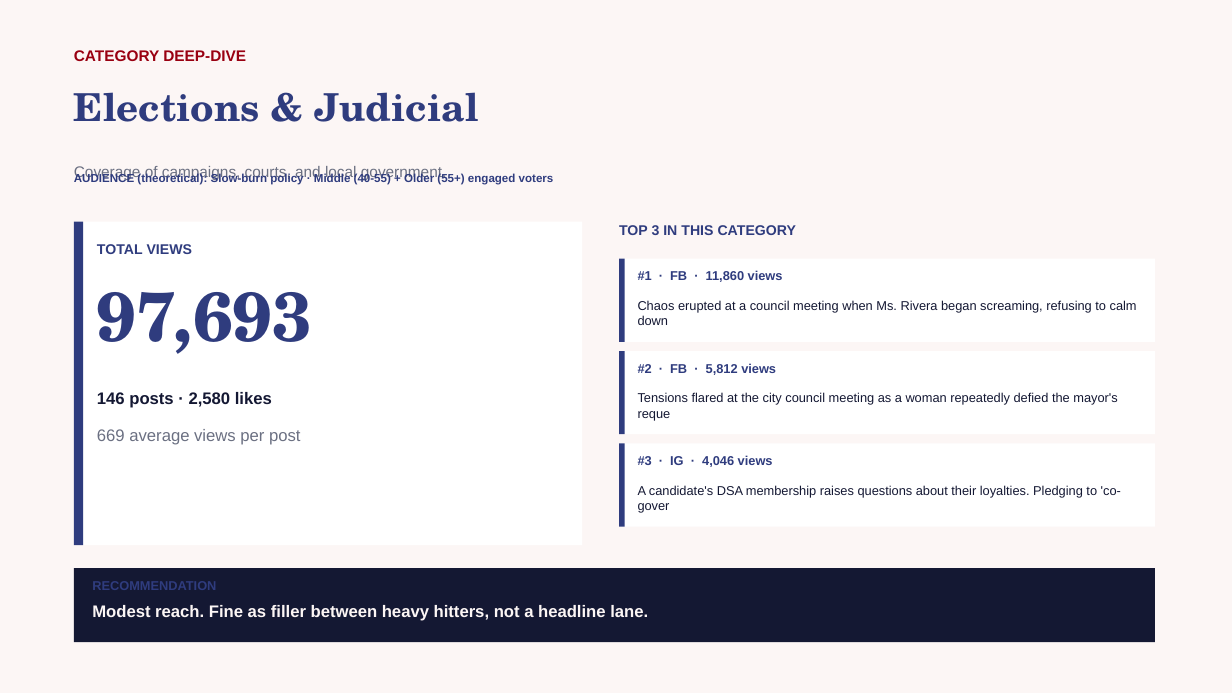
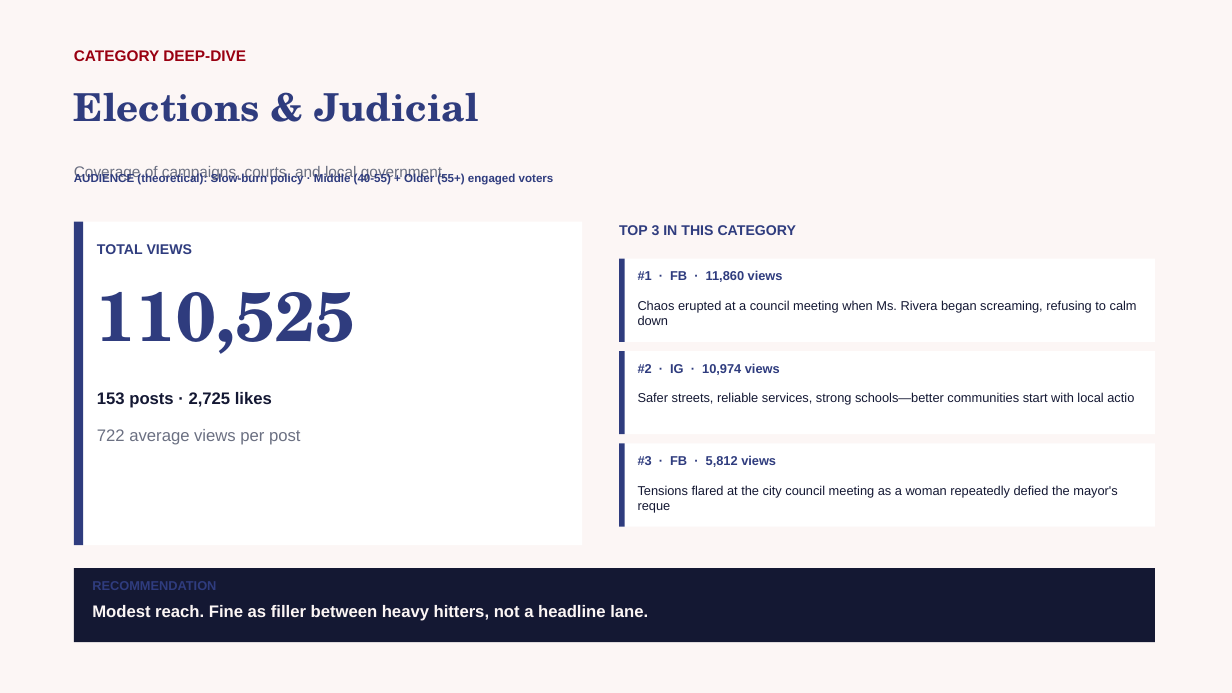
Before and after one commit to zvmmer/talking-downey-kpis, a slide deck: slide 15 of SPONSOR_CONTENT_REPORT.pptx. Drawn at 1232x693 pixels with LibreOffice and Linux fonts; fonts in the diff are those of the drawing. Boxes give left, top, right and bottom in pixels: in the first picture for what was removed or moved away, otherwise in the second. Text is boxed around its words. In the diff, an @@ line names an element or a change of style, - is before the commit and + after.

```diff
--- a/SPONSOR_CONTENT_REPORT.pptx
+++ b/SPONSOR_CONTENT_REPORT.pptx
@@ text at [97,292,355,354]: text changed @@
-97,693
+110,525
@@ text at [638,363,780,375]: text changed @@
-#2 · FB · 5,812 views
+#2 · IG · 10,974 views
@@ text at [97,392,272,408]: text changed @@
-146 posts · 2,580 likes
+153 posts · 2,725 likes
@@ text added at [638,392,1134,405], 10 pt, text #141833 @@
+Safer streets, reliable services, strong schools—better communities start with local actio
@@ text at [97,429,300,445]: text changed @@
-669 average views per post
+722 average views per post
@@ text at [638,455,776,467]: text changed @@
-#3 · IG · 4,046 views
+#3 · FB · 5,812 views
@@ text "Tensions flared at the city ...": place and size @@
-text "Tensions flared at the city ..." at [638,392,1117,421]
+text "Tensions flared at the city ..." at [638,485,1117,513]
@@ text removed at [638,485,1121,513] @@
-A candidate's DSA membership raises questions about their loyalties. Pledging to 'co-gover
```
Also in this commit, not shown: 14 other slides changed, 5 other files.
